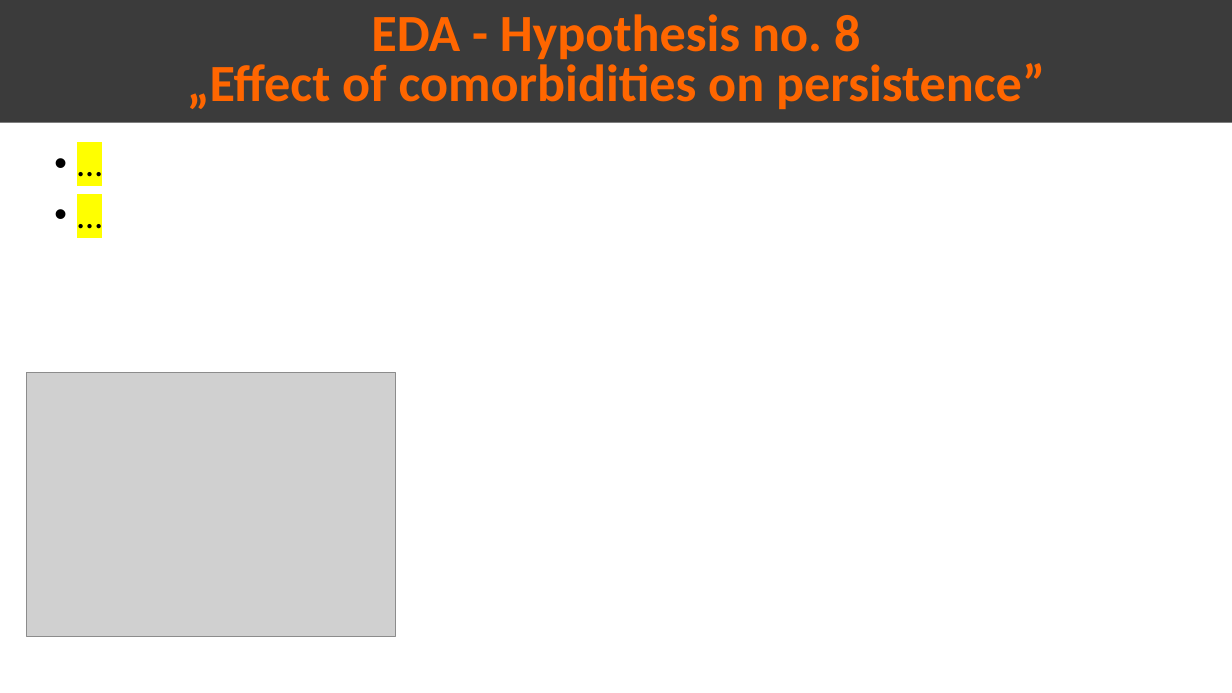
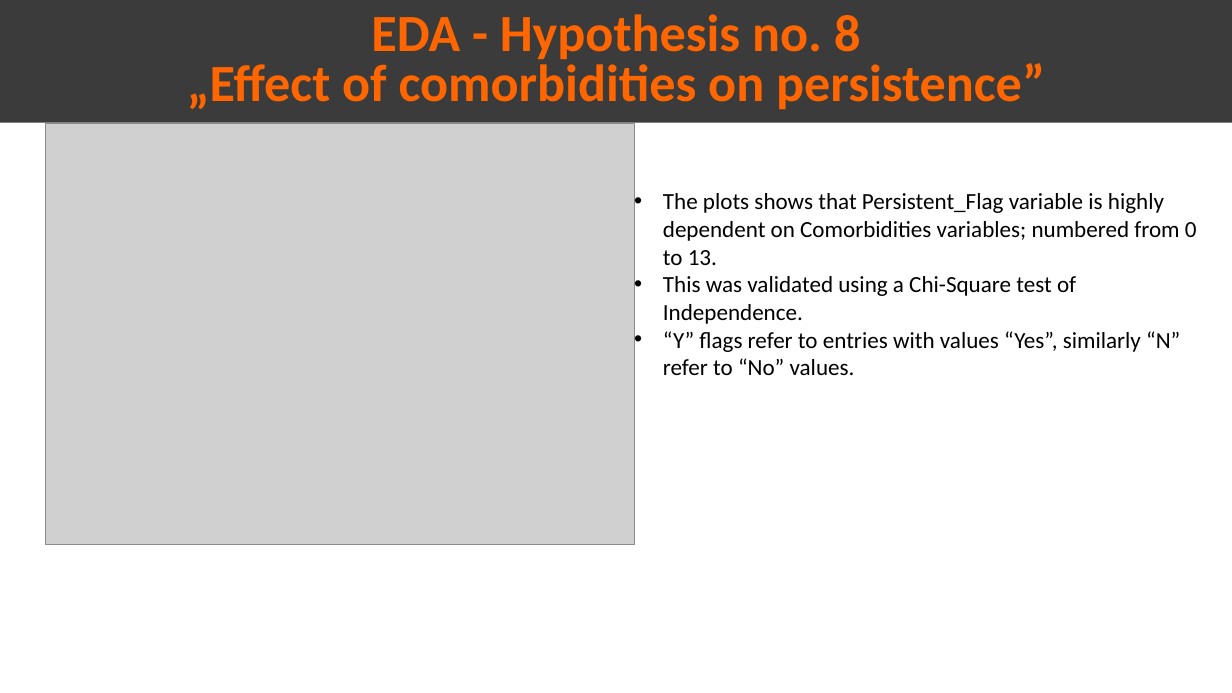
Before and after one commit to Omar-Safwat/HealthCare_project, a slide deck: slide 18 of Week_10-11/Presentation_EDA.pptx. Drawn at 1232x693 pixels with LibreOffice and Linux fonts; fonts in the diff are those of the drawing; grey boxes stand for pictures. Boxes give left, top, right and bottom in pixels: in the first picture for what was removed or moved away, otherwise in the second. Text is boxed around its words. In the diff, an @@ line names an element or a change of style, - is before the commit and + after.

Commit message:
Update presentation comorb and Adherence. Update data report n_rows

```diff
--- a/Week_10-11/Presentation_EDA.pptx
+++ b/Week_10-11/Presentation_EDA.pptx
@@ picture: place and size @@
-picture at (27, 372, 396, 636)
+picture at (45, 124, 635, 545)
@@ text removed at (45, 140, 1188, 679) @@
-• …
-• …
@@ text added at (663, 193, 1197, 375), 18 pt, text #000000 @@
+• The plots shows that Persistent_Flag variable is highly dependent on Comorbidities variables; numbered from 0 to 13.
+• This was validated using a Chi-Square test of Independence.
+• “Y” flags refer to entries with values “Yes”, similarly “N” refer to “No” values.
```
Also in this commit, not shown: 2 other slides changed, 1 slide added.
